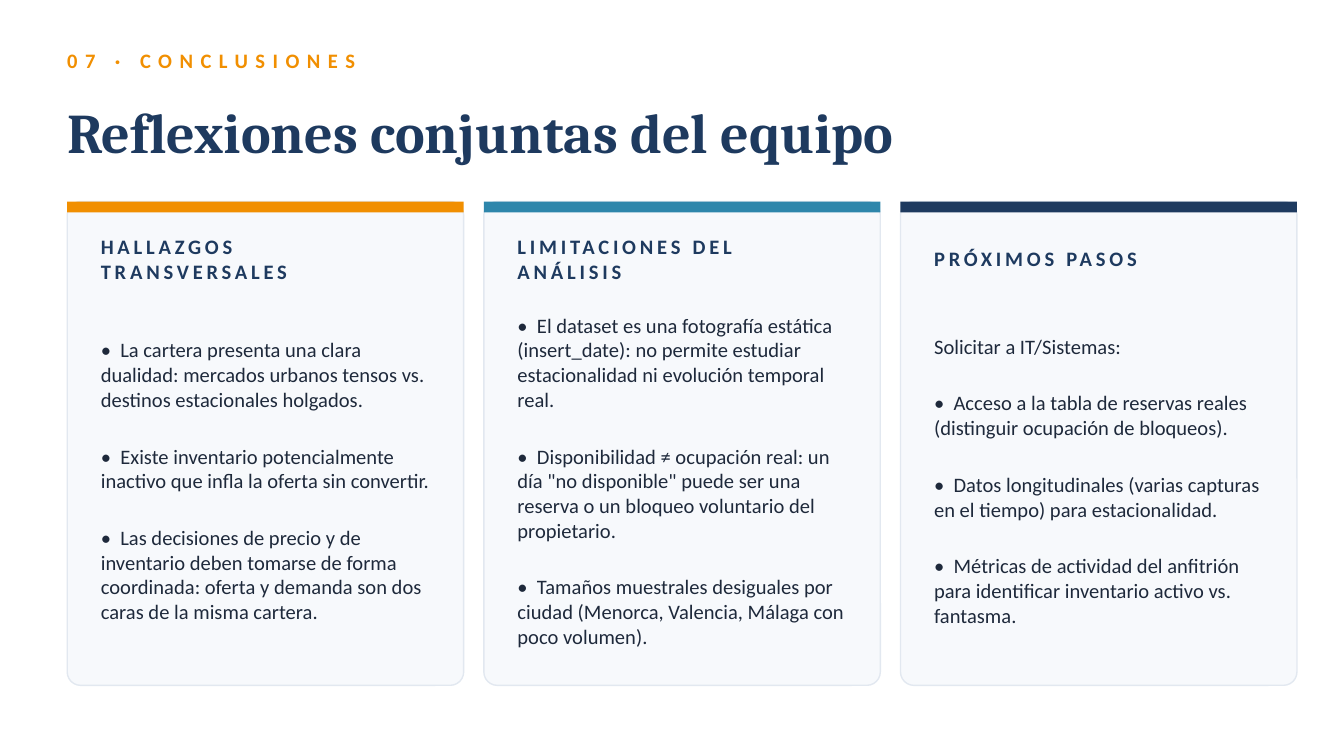
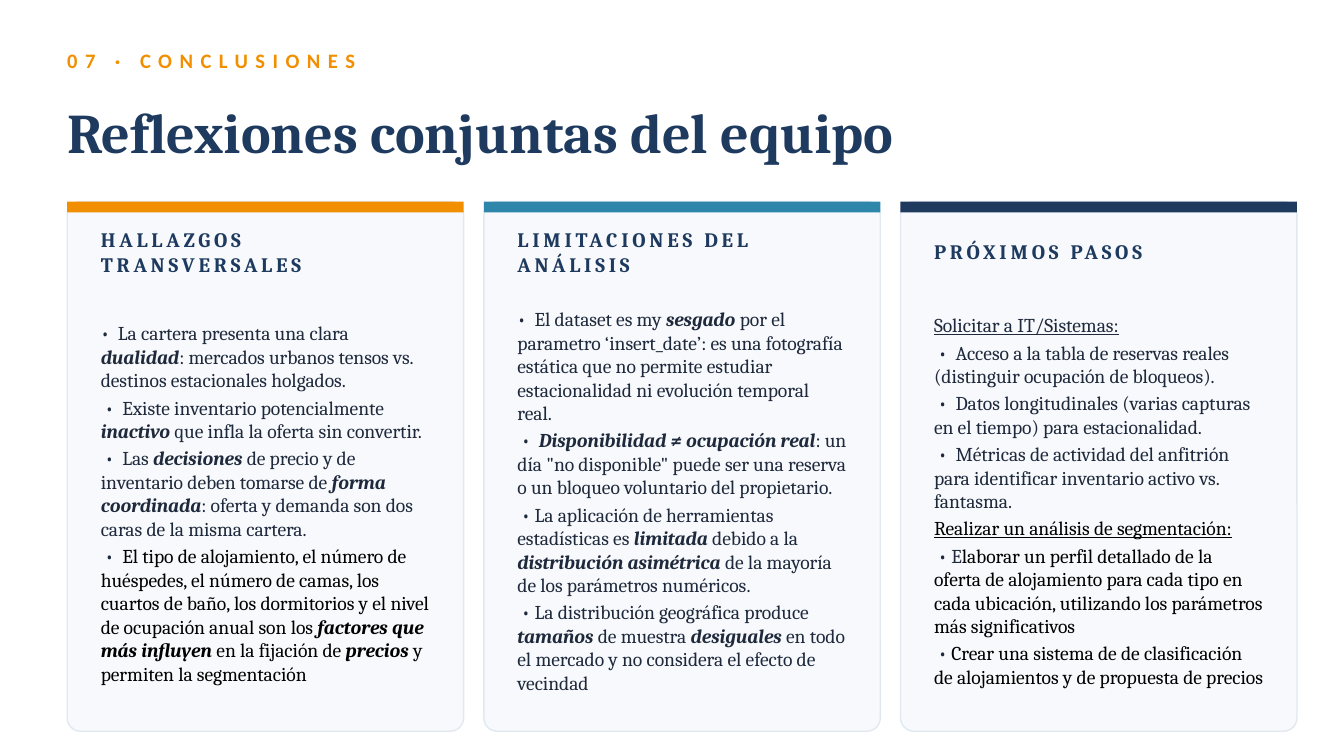
Before and after one commit to ITACADEMYprojectes/ProjecteData, a slide deck: slide 8 of Equip_29/Results/2026_06__01_StaySpain_Presentacion.pptx (slide 7 before the commit). Drawn at 1344x756 pixels with LibreOffice and Linux fonts; fonts in the diff are those of the drawing. Boxes give left, top, right and bottom in pixels: in the first picture for what was removed or moved away, otherwise in the second. Text is boxed around its words. In the diff, an @@ line names an element or a change of style, - is before the commit and + after.

```diff
--- a/Equip_29/Results/2026_06__01_StaySpain_Presentacion.pptx
+++ b/Equip_29/Results/2026_06__01_StaySpain_Presentacion.pptx
@@ rounded rectangle: place and size @@
-rounded rectangle at (67,202,464,685)
+rounded rectangle at (67,202,464,731)
@@ rounded rectangle: place and size @@
-rounded rectangle at (484,202,880,685)
+rounded rectangle at (484,202,880,731)
@@ rounded rectangle: place and size @@
-rounded rectangle at (900,202,1297,685)
+rounded rectangle at (900,202,1297,731)
@@ text "HALLAZGOS TRANSVERSALES": place and size @@
-text "HALLAZGOS TRANSVERSALES" at (101,240,287,279)
+text "HALLAZGOS TRANSVERSALES" at (101,233,301,272)
@@ text "PRÓXIMOS PASOS": place and size @@
-text "PRÓXIMOS PASOS" at (934,235,1263,282)
+text "PRÓXIMOS PASOS" at (934,228,1263,276)
@@ font Calibri to Cambria in 3 elements at (101,233,301,272), (517,114,708,272), (934,228,1263,276) @@
@@ text at (101,326,422,536): size 11 to 10.5 pt, font Calibri to Cambria in "• La cartera presenta una clara dualidad: ...", "• Existe inventario potencialmente inactivo que infla ...", "• Las decisiones de precio y de ..."; bold on, italic on in "dualidad:", "inactivo", "decisiones forma coordinada:" @@
@@ text at (517,312,843,420): text changed; size 11 to 10.5 pt; font Calibri to Cambria @@
-• El dataset es una fotografía estática (insert_date): no permite estudiar estacionalidad ni evolución temporal real.
+• El dataset es my sesgado por el parametro ‘insert_date’: es una fotografía estática que no permite estudiar estacionalidad ni evolución temporal real.
@@ text at (934,318,1251,508): size 11 to 10.5 pt, font Calibri to Cambria in "Solicitar a IT/Sistemas:", "• Acceso a la tabla de reservas ...", "• Datos longitudinales (varias capturas en el ...", "• Métricas de actividad del anfitrión para ..."; underline on in "Solicitar a IT/Sistemas:" @@
@@ text at (517,433,847,498): size 11 to 10.5 pt, font Calibri to Cambria in "• Disponibilidad ≠ ocupación real: un día ..."; bold on, italic on in "Disponibilidad ≠ ocupación real:" @@
@@ text at (517,508,845,690): text changed; size 11 to 10.5 pt; font Calibri to Cambria @@
-• Tamaños muestrales desiguales por ciudad (Menorca, Valencia, Málaga con poco volumen).
+• La aplicación de herramientas estadísticas es limitada debido a la distribución asimétrica de la mayoría de los parámetros numéricos.
+• La distribución geográfica produce tamaños de muestra desiguales en todo el mercado y no considera el efecto de vecindad
@@ text at (934,521,1263,689): paragraphs added @@
+Realizar un análisis de segmentación:
+• Elaborar un perfil detallado de la oferta de alojamiento para cada tipo en cada ubicación, utilizando los parámetros más significativos
+• Crear una sistema de de clasificación de alojamientos y de propuesta de precios
@@ text at (101,549,429,686): paragraph added @@
+• El tipo de alojamiento, el número de huéspedes, el número de camas, los cuartos de baño, los dormitorios y el nivel de ocupación anual son los factores que más influyen en la fijación de precios y permiten la segmentación
```
Also in this commit, not shown: 3 slides added, 2 slides removed.
